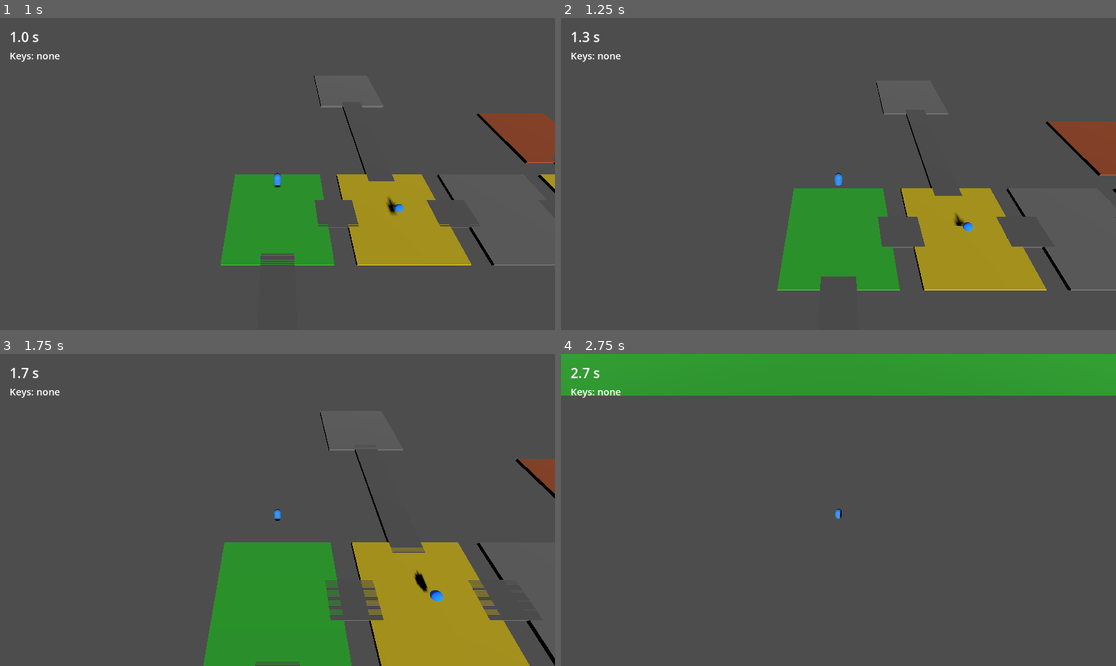
Above: before the commit, frames 1-4 (two rows, left to right).
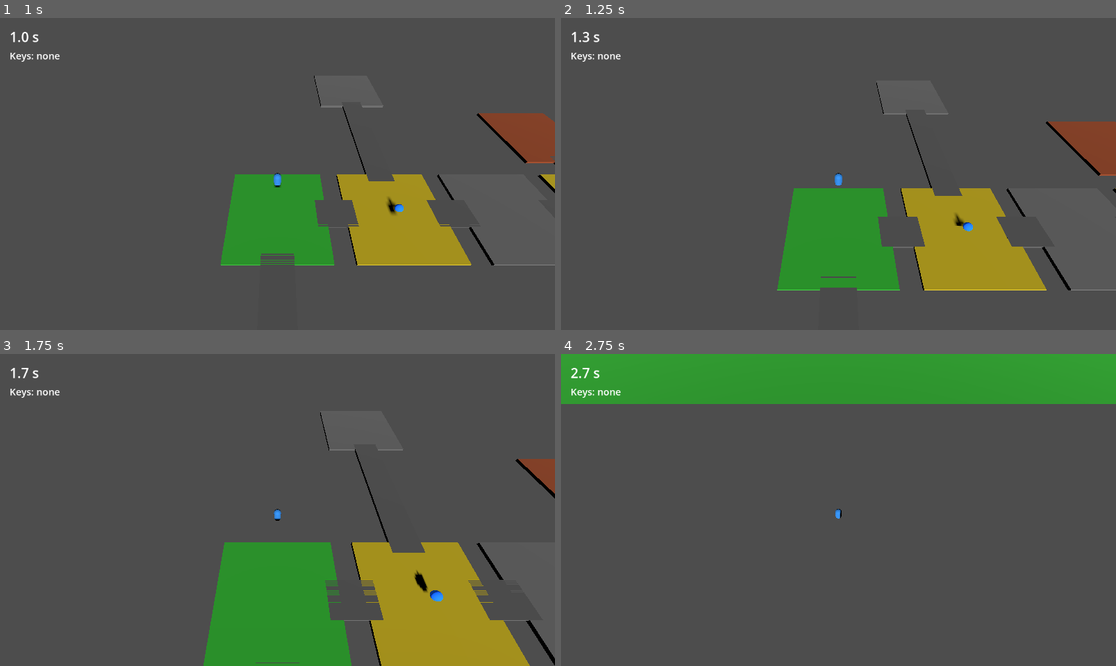
Above: after the commit, the same moments.

Repository: ADanielKoirala/spatialintel
Game: Godot game, scene res://game.tscn
Same seed, same stepped clock (60 frames per second), same inputs: the game is played once before the commit and once after it. The project has no main scene, so this scene is started directly.
Inputs:
- Up to frame 1 (1 s): hold Up (ui_up) from 0.53 s (still down)
- Up to frame 2 (1.25 s): keep holding Up (ui_up)
- Up to frame 3 (1.75 s): keep holding Up (ui_up)
- Up to frame 4 (2.75 s): release Up (ui_up) at 2.03 s; hold Left (ui_left) from 2.03 s (still down)

Frame 1 is identical in both runs. In frame 2, 0.2% of the frame differs, in the area x 46-89%, y 23-87%; in frame 3, 0.3%; in frame 4, 2.7%, in the area x 0-100%, y 13-17%.

Commit message:
fix: gate collision removal + player floor snap
gate.gd: zero collision_layer/mask immediately (takes effect this physics
step, not deferred like disabled=true), then queue_free.

player.gd: floor_snap_length=0.3 — tells CharacterBody3D to snap to floors
within 0.3 units, preventing the capsule from catching on the hairline
ledge at the corridor-to-room seam.

Co-Authored-By: Claude Sonnet 4.6 <noreply@anthropic.com>

Diff:
--- a/spatialintel/demo/game/gate.gd
+++ b/spatialintel/demo/game/gate.gd
@@ -10,6 +10,7 @@
 	if not _open and color == _required_key:
 		_open = true
 		visible = false
-		for child in get_children():
-			if child is CollisionShape3D:
-				child.disabled = true
+		# Zero collision layers — takes effect this physics step, not deferred
+		collision_layer = 0
+		collision_mask  = 0
+		queue_free()
--- a/spatialintel/demo/game/player.gd
+++ b/spatialintel/demo/game/player.gd
@@ -7,6 +7,9 @@
 signal key_collected(color: String)
 
 var collected_keys: Array[String] = []
+
+func _ready() -> void:
+	floor_snap_length = 0.3  # smooths capsule over floor-to-floor seams
 
 func _physics_process(delta: float) -> void:
 	if not is_on_floor():
